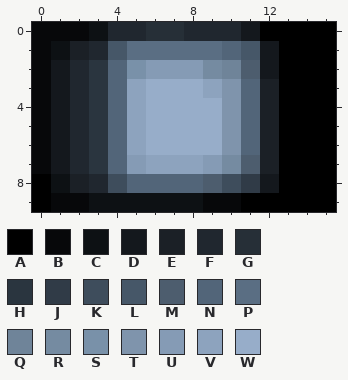
One commit to this pixel-art sprite: resources/weather-icon-moon.png. Above, as it was before the edit.
The file is 16x10 pixels. Colours within 5 levels of each other are drawn and written as one.
Palette (. is transparent): A #000000  B #07080a  C #0d1114  D #14181d  E #1b2026  F #20272f  G #262f37  H #2a353f  J #303b47  K #3e4d5c  L #465768  M #4d5d6e  N #526579  P #5a6e83  Q #6f8499  R #758ba1  S #7991a9  T #7f94ac  U #859bb5  V #8da3be  W #97adc9
Pixels before, first column x 0:
 0 BBBCFFGGFFFDAAAA
 1 BCEFLPPPPPNLDAAA
 2 BDFHNSUUURQMDAAA
 3 BDFHNVWWWVTNEAAA
 4 BDFHNVWWWWTNEAAA
 5 BDFHNVWWWWTNEAAA
 6 BDFHNVWWWWTNEAAA
 7 BDFHNUVVVURMEAAA
 8 ACEFKNNNNMKJDAAA
 9 ABBCCCCCCBBAAAAA
After:
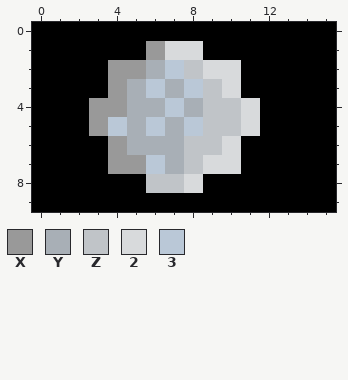
Colours new in this view: X #999999  Y #a8afb6  Z #c0c4c8  2 #d8dadc  3 #bac8d7
The commit says: simplify weather icons
Edits made:
Changed rows in their new state; - is an unchanged pixel.
first column x 0:
 0 AAAAAAAAAAAA-
 1 AAAAAAX22AAAA
 2 AAAAXXY3Z22AA
 3 AAAAXY3Y3Z2AA
 4 AAAXXYY3YZZ2A
 5 AAAX3Y3Y3ZZ2A
 6 AAAAXYYYZZ2AA
 7 AAAAXX3YZ22AA
 8 -AAAAAZZ2AAAA
 9 -AAAAAAAAAA--
